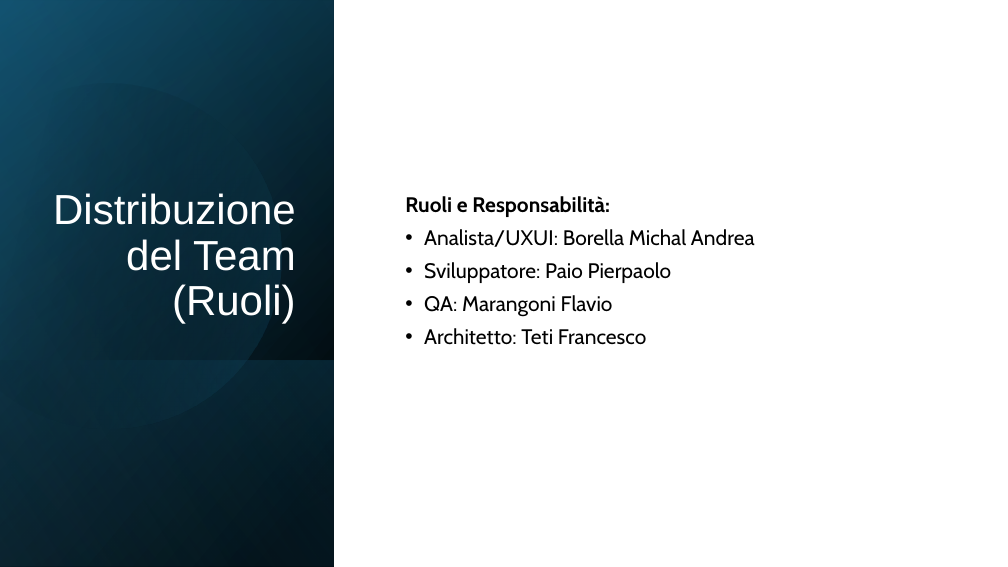
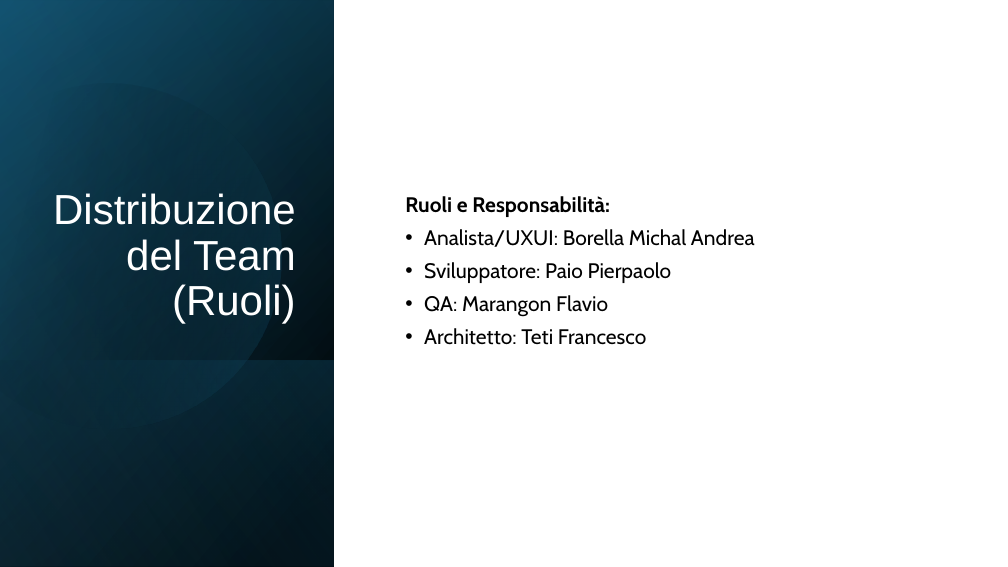
Before and after one commit to flaviom02/IngSW2024BE, a slide deck: slide 3 of relazione_esame/Relazione Ingegneria del Software.pptx. Drawn at 1008x567 pixels with LibreOffice and Linux fonts; fonts in the diff are those of the drawing. Boxes give left, top, right and bottom in pixels: in the first picture for what was removed or moved away, otherwise in the second. Text is boxed around its words. In the diff, an @@ line names an element or a change of style, - is before the commit and + after.

```diff
--- a/relazione_esame/Relazione Ingegneria del Software.pptx
+++ b/relazione_esame/Relazione Ingegneria del Software.pptx
@@ text at (424,295,608,317): text changed @@
-• QA: Marangoni Flavio
+• QA: Marangon Flavio
```
Also in this commit, not shown: 2 other slides changed, 1 other file.
